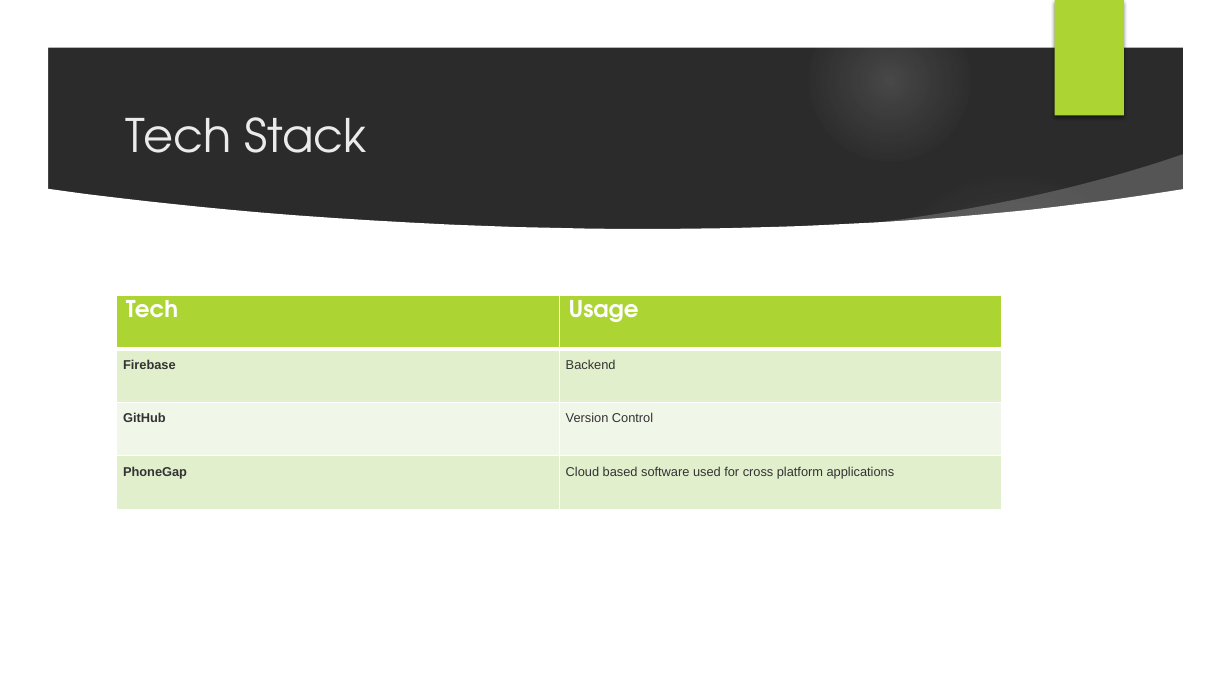
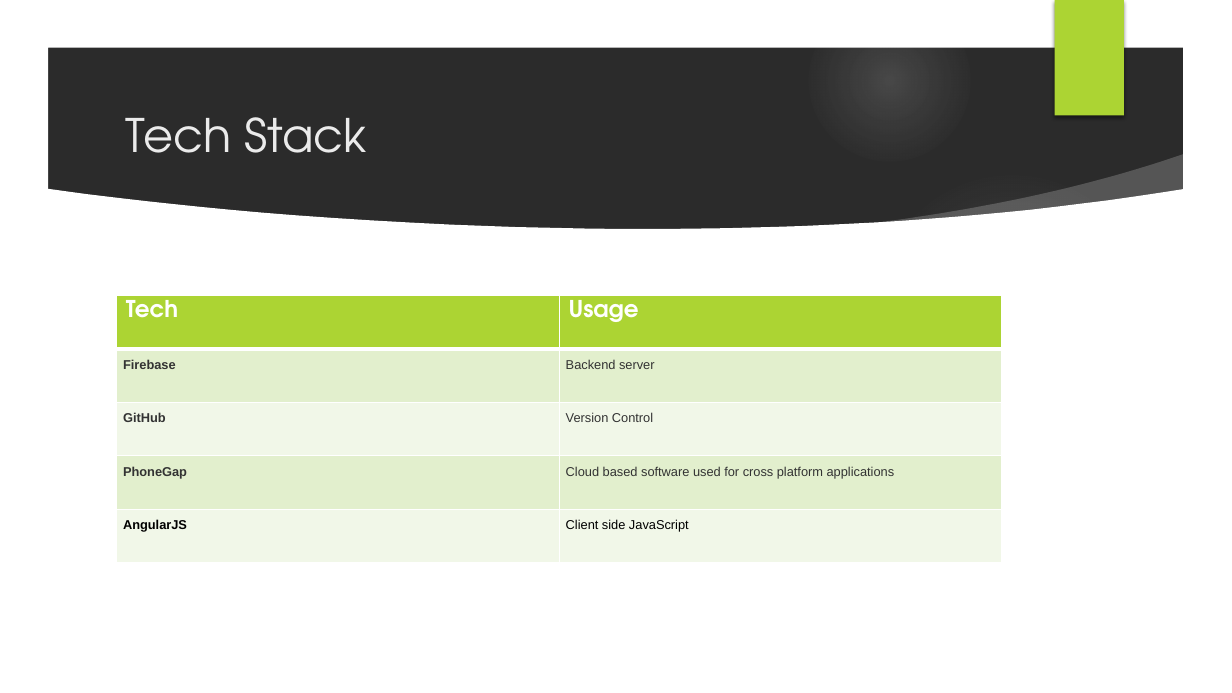
Before and after one commit to Faithboyz/Event2Go, a slide deck: slide 4 of Diagrams and documents/Event2Go_prezi.pptx. Drawn at 1232x693 pixels with LibreOffice and Linux fonts; fonts in the diff are those of the drawing; background and template pictures are left out; a plain dark background stands for a picture behind light text. Boxes give left, top, right and bottom in pixels: in the first picture for what was removed or moved away, otherwise in the second. Text is boxed around its words. In the diff, an @@ line names an element or a change of style, - is before the commit and + after.

```diff
--- a/Diagrams and documents/Event2Go_prezi.pptx
+++ b/Diagrams and documents/Event2Go_prezi.pptx
@@ table at box(116, 296, 1002, 564) @@
-row 2, column 2: Backend
+row 2, column 2: Backend server
+row 5: AngularJS | Client side JavaScript
```
Also in this commit, not shown: 1 other slide changed, 1 slide added, 1 other file.
